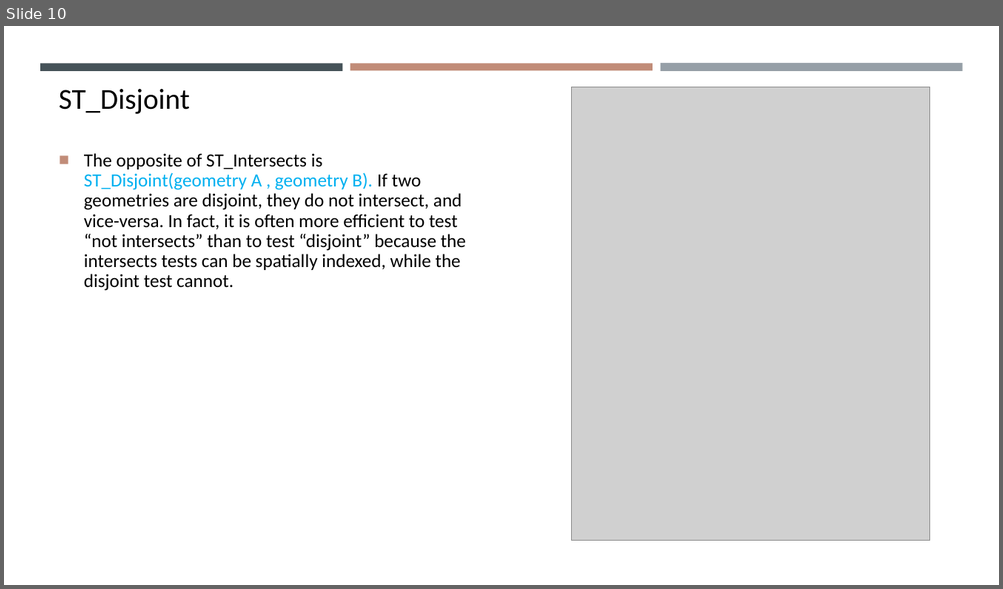
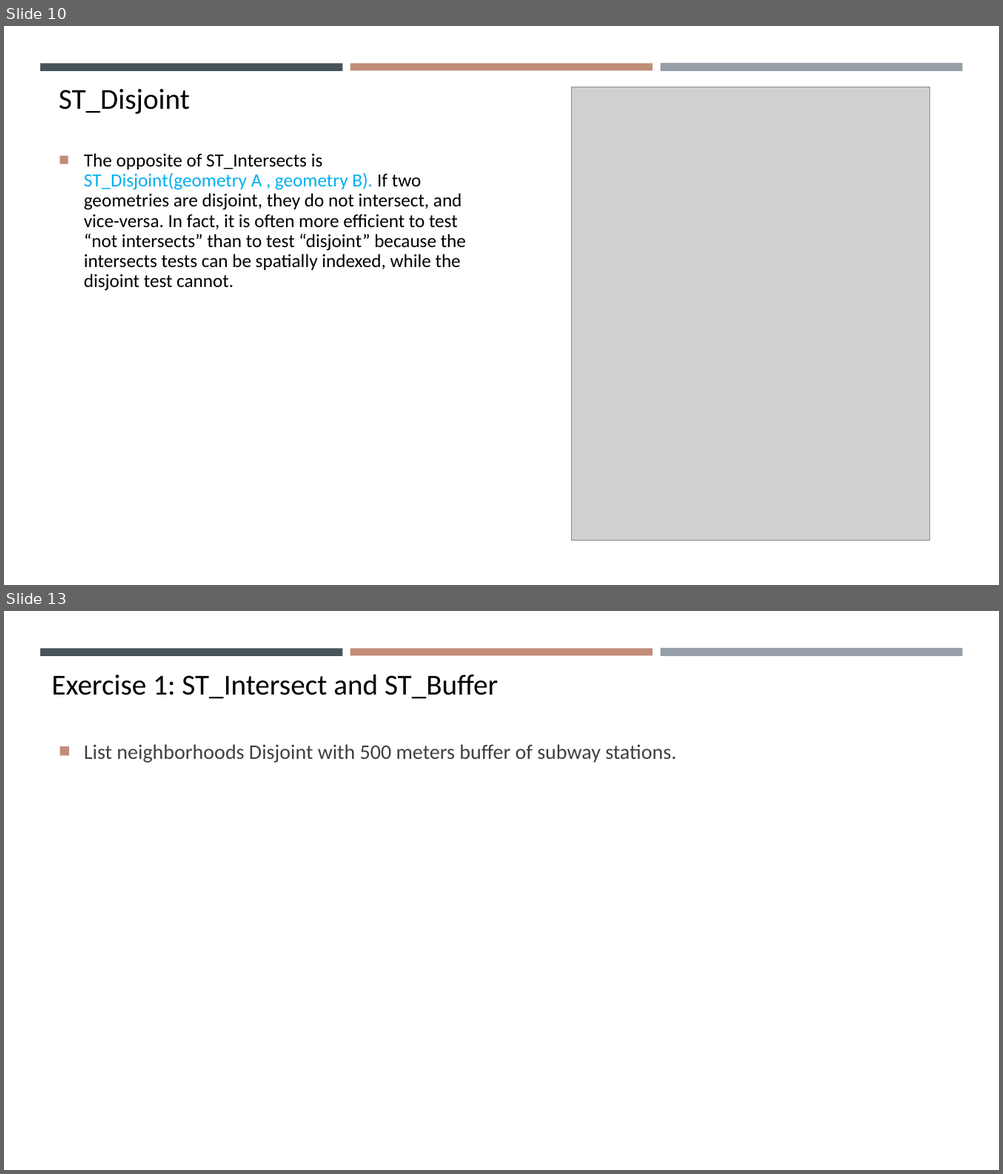
Before and after one commit to gisynw/ssj-376, a slide deck: docs/Lectures/Week05/Week05_Park02.pptx. Shown one above the other, each under a label of ours: slide 10 before the commit, slides 10 and 13 after it; the slides between them are not shown. The pictures are 1003x589 and 1003x1174 pixels, drawn with LibreOffice and Linux fonts; fonts in the diff are those of the drawing; grey boxes stand for pictures. Boxes give left, top, right and bottom in pixels: in the first picture for what was removed or moved away, otherwise in the second. Text is boxed around its words. In the diff, an @@ line names an element or a change of style, - is before the commit and + after.

```diff
--- a/docs/Lectures/Week05/Week05_Park02.pptx
+++ b/docs/Lectures/Week05/Week05_Park02.pptx
@@ slide 13 added at box(4, 611, 999, 1170), background #FFFFFF; not listed: 3 template elements that a slide beside it also shows @@
@@ text added at box(51, 674, 498, 699), 28 pt, text #000000 @@
+Exercise 1: ST_Intersect and ST_Buffer
@@ text added at box(84, 744, 676, 763), 20 pt, text #404040 @@
+■ List neighborhoods Disjoint with 500 meters buffer of subway stations.
```
Also in this commit, not shown: 8 slides changed, 6 other slides added, 4 slides removed, 2 other files.
